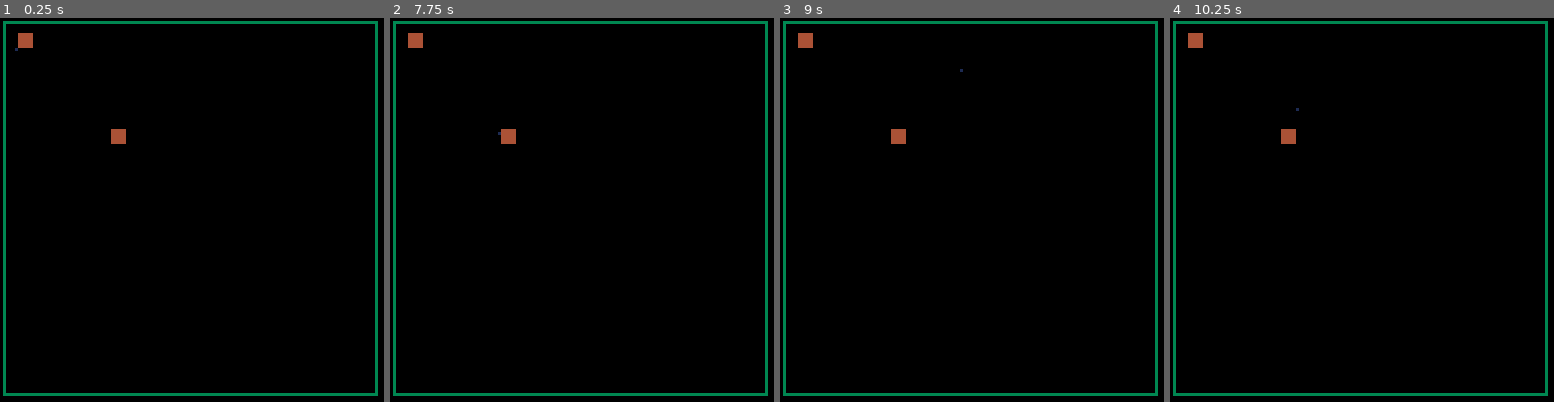
Above: before the commit, frames 1-4 (left to right).
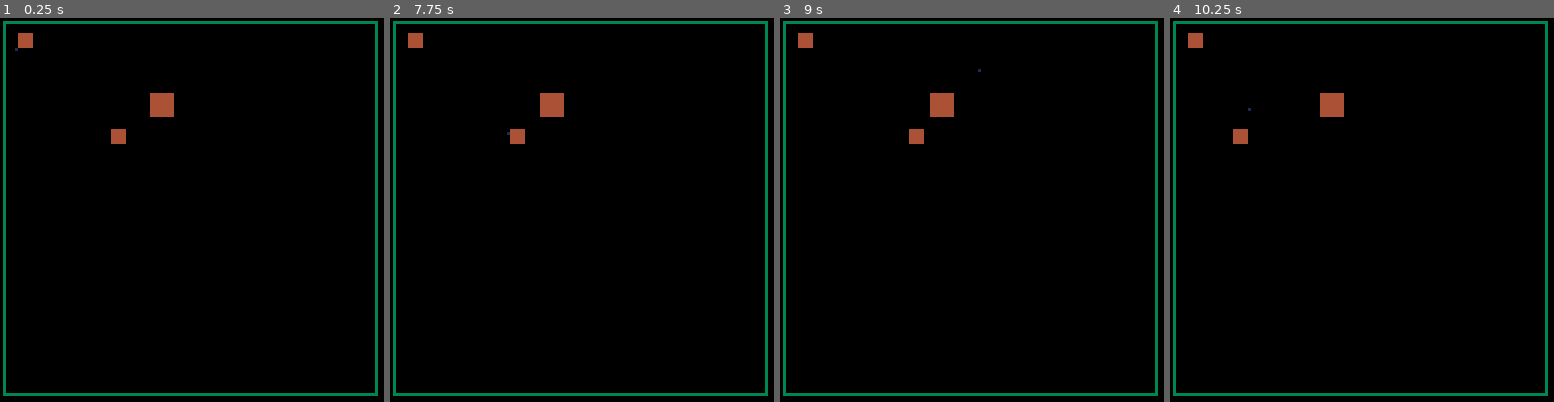
Above: after the commit, the same moments.

Repository: camerondugan/Pico8-Cartridges
Game: PICO-8 cartridge mygames/things.p8
Two runs of this game, one before a commit and one after it. Both use one fixed random seed, a clock stepped at 60 frames per second and the inputs below.
Inputs:
- Up to frame 1 (0.25 s): no input
- Up to frame 2 (7.75 s): hold Left 1.97-2.37 s; hold Down 2.42-2.82 s; hold Right 2.87-3.53 s; hold Up 3.58-4.08 s; hold Right 4.13-4.53 s; hold Down 4.58-5.08 s; hold Left 5.13-5.8 s; hold Up 5.85-6.18 s; hold Left 6.23-6.63 s; hold Down 6.68-7.08 s; hold Right from 7.13 s (still down)
- Up to frame 3 (9 s): release Right at 7.8 s; hold Up 7.85-8.35 s; hold Right 8.4-8.8 s; hold Down from 8.85 s (still down)
- Up to frame 4 (10.25 s): release Down at 9.35 s; hold Left 9.4-10.07 s; hold Up from 10.12 s (still down)

The runs differ from the first frame. In frame 1, 0.4% of the frame differs, in the area x 39-46%, y 19-26%; in frame 2, 0.6%; in frame 3, 0.7%, in the area x 28-53%, y 13-33%; in frame 4, 0.7%.

Commit message:
push boxes now mostly work

Diff:
--- a/mygames/things.p8
+++ b/mygames/things.p8
@@ -2,7 +2,7 @@
 version 32
 __lua__
 --room state
-boxes={{x=6,y=5,s=4},{x=37,y=37,s=4}}
+boxes={{x=50,y=25,s=7,pushable=false},{x=6,y=5,s=4,pushable=true},{x=37,y=37,s=4,pushable=true}}
 
 --player state
 x=5
@@ -14,6 +14,7 @@
 	cls()
 	rect(1,1,125,125,3)
 	foreach(boxes,draw_box)
+	--draw player
 	pset(x,y,1)
 end
 
@@ -25,6 +26,8 @@
 function _update60()
 	boxcol=false
 	get_input()
+	foreach(boxes,push)
+	move()
 end
 
 --input
@@ -43,6 +46,10 @@
 	if btn(3) then
 		dy+=speed
 	end
+end
+
+--player movement
+function move()
 	if not collides(boxes,dx,dy) then
 		x+=dx
 		y+=dy
@@ -67,14 +74,75 @@
 	return false
 end
 
+--collision
 function boxcollides(b)
 	if (px>=b.x and px<=(b.x+b.s)) then
 		if (py>=b.y and py<=(b.y+b.s)) then
 			boxcol=true
-			return true
 		end
 	end
-	return false
+end
+
+--occupency
+function box_occupied(b)
+	if (px>=b.x and px<=(b.x+b.s)) then
+		if (py>=b.y and py<=(b.y+b.s)) then
+			box_occupied=true
+		end
+	end
+end
+
+function player_occupied(ex,ey)
+	if (x==ex and x==ey) then
+		player_occupied=true
+	end
+end
+
+function occupied(ex,ey)
+	occupied=false
+	foreach(boxes,box_occupied)
+	if box_occupied then
+		occupied=true
+	end
+	player_occupied(ex,ey)
+	if (player_occupied) then
+		occupied=true
+	end
+end
+
+--pushables
+function push(b)
+	if not b.pushable then
+		return false
+	end
+	c=5
+	--detect left
+	for i = 0, b.s, 1 do
+		if (dx>0 and x==b.x-1 and y==b.y+i) then
+			b.x+=dx
+		end
+		--pset(b.x-1,b.y+i,c)
+	end
+	--detect right
+	for i = 0, b.s, 1 do
+		if (dx<0 and x==b.x+b.s+1 and y==b.y+i) then
+			b.x+=dx
+		end
+		--pset(b.x+b.s+1,b.y+i,c)
+	end
+	--detect top
+	for i = 0, b.s, 1 do
+		if (dy>0 and x==b.x+i and y==b.y-1) then
+			b.y+=dy
+		end
+	end
+	--detect bottom
+	for i = 0, b.s, 1 do
+		if (dy<0 and y==b.y+b.s+1 and x==b.x+i) then
+			b.y+=dy
+		end
+		--pset(b.x+i,b.y+b.s+1,c)
+	end
 end
 __gfx__
 00000000000000000000000000000000000000000000000000000000000000000000000000000000000000000000000000000000000000000000000000000000
